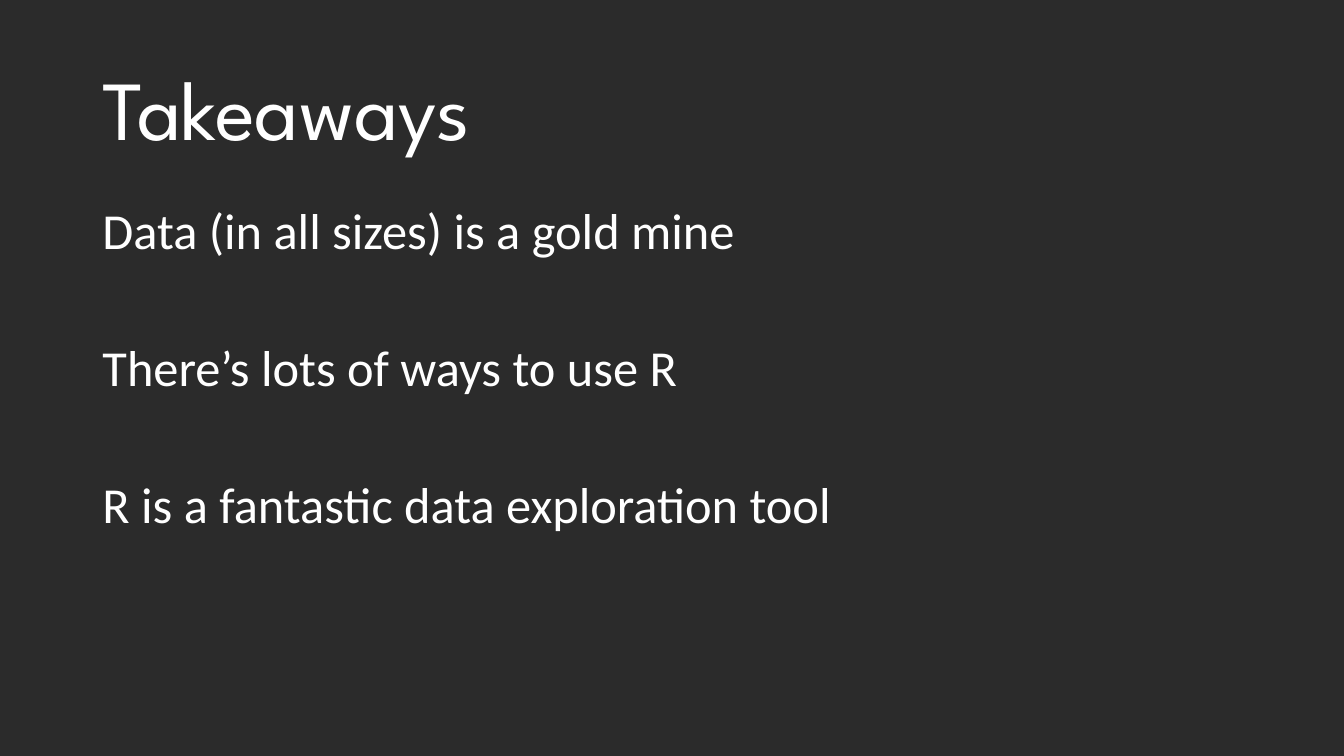
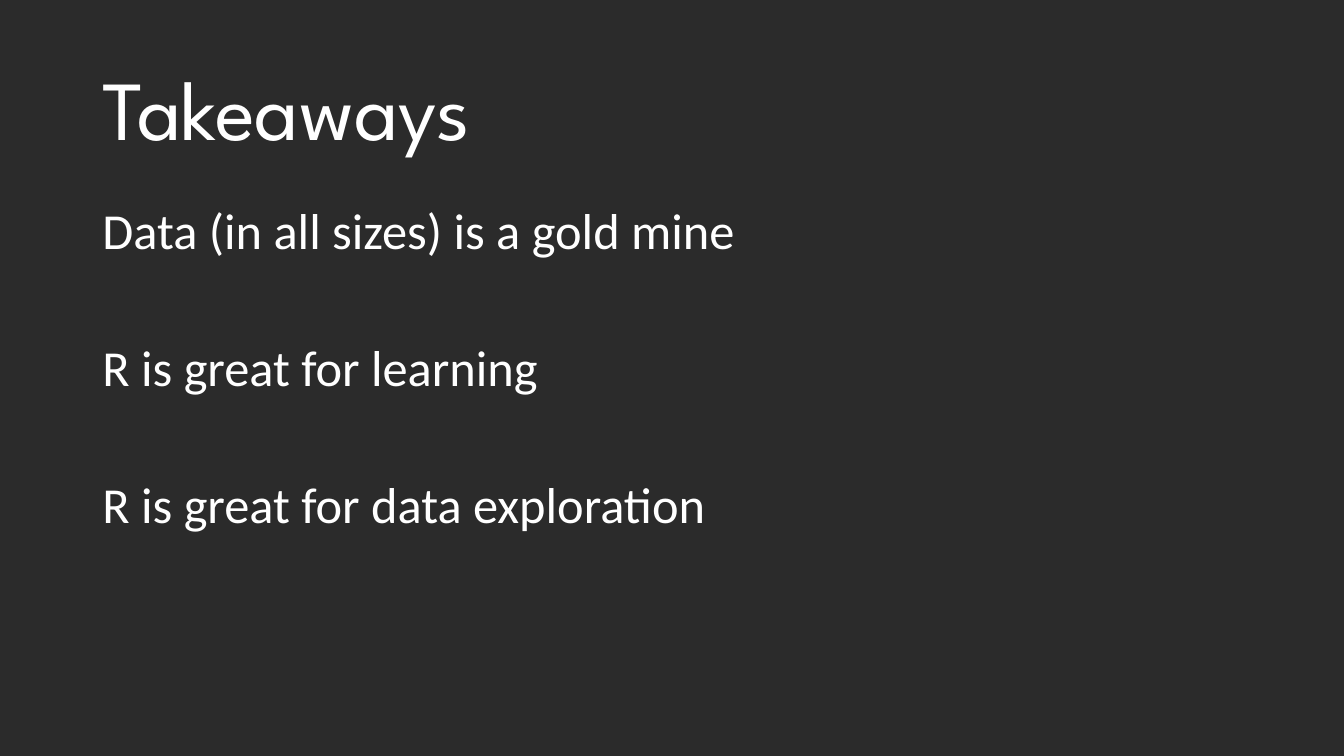
Before and after one commit to DustinEwers/r-talk-demos, a slide deck: slide 26 of slides/r_slides.pptx. Drawn at 1344x756 pixels with LibreOffice and Linux fonts; fonts in the diff are those of the drawing; background and template pictures are left out; a plain dark background stands for a picture behind light text. Boxes give left, top, right and bottom in pixels: in the first picture for what was removed or moved away, otherwise in the second. Text is boxed around its words. In the diff, an @@ line names an element or a change of style, - is before the commit and + after.

Commit message:
slide and code updates

```diff
--- a/slides/r_slides.pptx
+++ b/slides/r_slides.pptx
@@ text at (102, 351, 705, 532): text changed @@
-There’s lots of ways to use R
-R is a fantastic data exploration tool
+R is great for learning
+R is great for data exploration
```
Also in this commit, not shown: 2 other slides changed, 3 other files.
